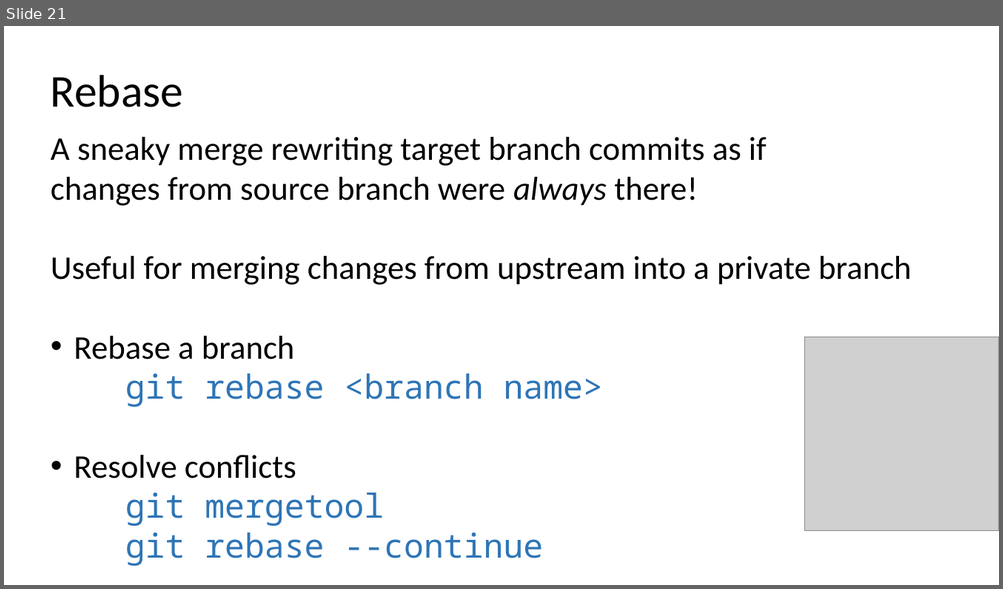
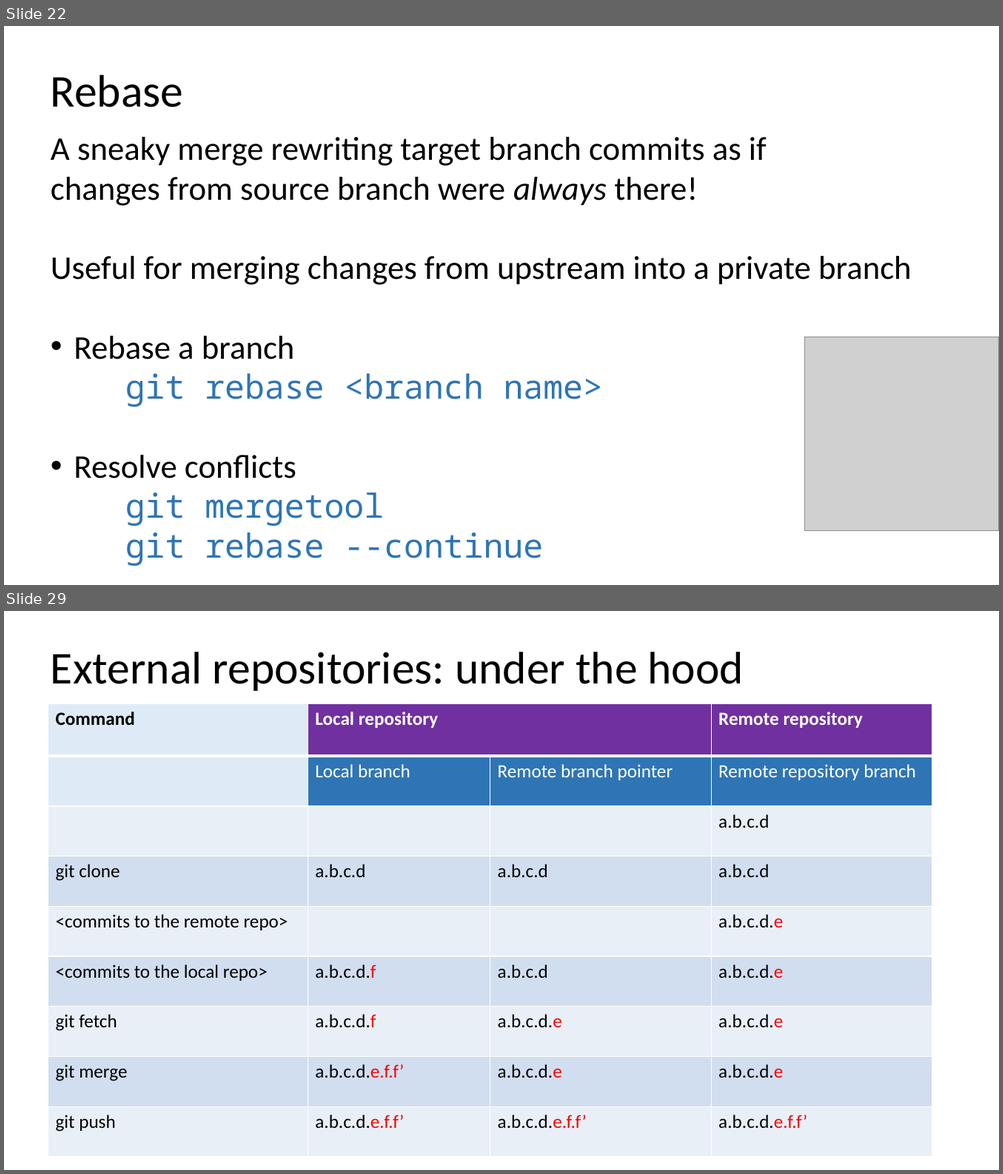
Before and after one commit to ogvolkov/git-101, a slide deck: git101.pptx. Shown one above the other, each under a label of ours: slide 21 before the commit, slides 22 and 29 after it; the slides between them are not shown. The pictures are 1003x589 and 1003x1174 pixels, drawn with LibreOffice and Linux fonts; fonts in the diff are those of the drawing; grey boxes stand for pictures. Boxes give left, top, right and bottom in pixels: in the first picture for what was removed or moved away, otherwise in the second. Text is boxed around its words. In the diff, an @@ line names an element or a change of style, - is before the commit and + after.

Commit message:
More about remotes and additional commit stuff

```diff
--- a/git101.pptx
+++ b/git101.pptx
@@ slide 29 added at box(4, 611, 999, 1170), background #FFFFFF @@
@@ text added at box(51, 652, 744, 691), 44 pt, text #000000 @@
+External repositories: under the hood
@@ table added at box(48, 703, 931, 1157), 9 rows, 4 columns @@
+Command | Local repository |  | Remote repository
+ | Local branch | Remote branch pointer | Remote repository branch
+ |  |  | a.b.c.d
+git clone | a.b.c.d | a.b.c.d | a.b.c.d
+<commits to the remote repo> |  |  | a.b.c.d.e
+<commits to the local repo> | a.b.c.d.f | a.b.c.d | a.b.c.d.e
+git fetch | a.b.c.d.f | a.b.c.d.e | a.b.c.d.e
+git merge | a.b.c.d.e.f.f’ | a.b.c.d.e | a.b.c.d.e
+git push | a.b.c.d.e.f.f’ | a.b.c.d.e.f.f’ | a.b.c.d.e.f.f’
@@ line added from (132, 815) to (134, 957), #FFFFFF 4.5 pt dashed @@
@@ what was slide 21 is now slide 22 @@
```
Also in this commit, not shown: 2 slides changed, 7 other slides added.
